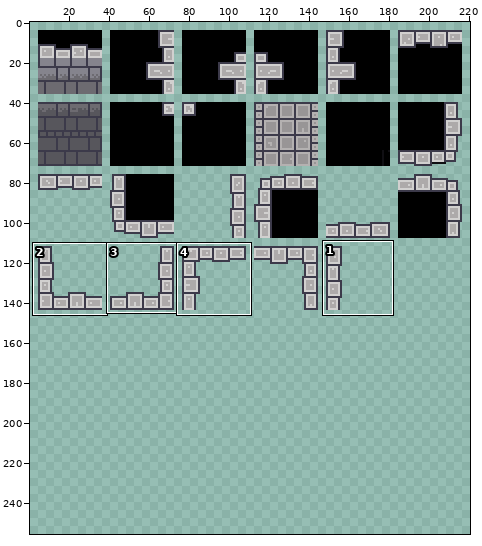
Sprite sheet, stored at The_Believer's_Quest/Assets/Graphics/Misc/1stFloor_spriteSheet.png. The picture above shows the old version from afar; the outline marks the close-up.
Close-up. As it was:
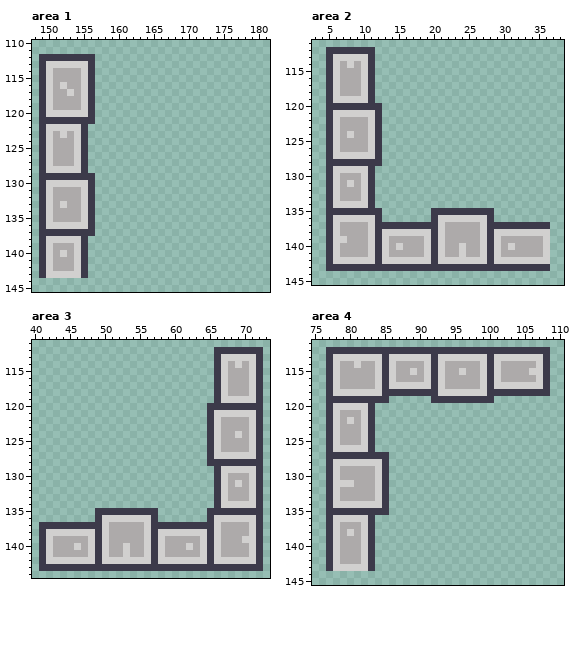
The file is 500x500 pixels. Shown: area 1: x 148..181, y 110..145; area 2: x 3..38, y 111..145; area 3: x 40..73, y 111..144; area 4: x 75..110, y 111..145. The wide view leaves out empty margins. The commit also changed other parts of the picture, which this record leaves out.
New version:
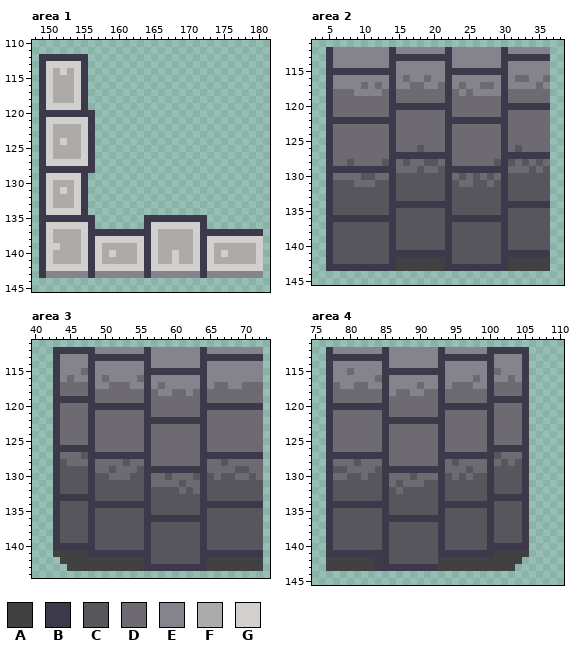
Palette (. is transparent): A #414141  B #3c3a4a  C #57565c  D #6d6b71  E #85848d  F #adaaaa  G #d1d0cf
The exact change:
Changed rows in their new state; - is an unchanged pixel.
Area 1:
first column x 150:
112 ------.------------------------
113 -----B.------------------------
114 --G-GB.------------------------
115 ----GB.------------------------
116 --F-GB.------------------------
117 ---FGB.------------------------
118 ----GB.------------------------
119 -GGGGB.------------------------
120 BBBBBB-------------------------
121 GGGGGG-------------------------
122 -FFFFGB------------------------
123 --F-FGB------------------------
124 --G-FGB------------------------
125 ----FGB------------------------
126 ----FGB------------------------
127 -GGG-GB------------------------
128 BBBBB-B------------------------
129 GGGGG-.------------------------
130 -FFF-B.------------------------
131 --G-GB.------------------------
132 ----GB.------------------------
133 --F-GB.------------------------
134 -GGGGB.------------------------
135 BBBBBB--------BBBBBBBBB--------
136 --------------BGGGGGGGB--------
137 GFFFFG-BBBBBBBBGFFFFFGBBBBBBBBB
138 -FFFFGBGGGGGGGBGFFFFFGBGGGGGGGG
139 -G--FGBGFFFFFGBGFFFFFGBGFFFFFFG
140 --F-FGBGFGFFFGBGFFGFFGBGFGFFFFG
141 ----FGBGFFFFFGBGFFGFFGBGFFFFFFG
142 -GGG-GBGGGGGGGBGGGGGGGBGGGGGGGG
143 EEEEEEBEEEEEEEBEEEEEEEBEEEEEEEE
Area 2:
first column x 6:
112 EEEEEEEEBEEEEEEEBEEEEEEEBEEEEEE
113 EEEEEEEEBBBBBBBBBEEEEEEEBBBBBBB
114 EEEEEEEEBEEEEEEEBEEEEEEEBEEEEEE
115 BBBBB-BBBEEEEEEEBBBBBBBBBEEEEEE
116 EEEEEEEEBEDEEDEEBEEEEEEEBEDDEED
117 EEEEDEDEBEEDDEEDBEDEEDDEBEEEEDE
118 DDDEEEEDBDDDDDDDBDEDEEEEBDDDDDD
119 DDDDDDDDBDDDDDDDBDDDDDDDBDDDDDD
120 DDDDDDDDBBBBBBBBBDDDDDDDBBBBBBB
121 DDDDDDDDBDDDDDDDBDDDDDDDBDDDDDD
122 BBBBBB-BBDDDDDDDBBBBBBBBBDDDDDD
123 DDDDDDDDBDDDDDDDBDDDDDDDBDDDDDD
124 DDDDDDDDBDDDDDDDBDDDDDDDBDDDDDD
125 DDDDDDDDBDDDDDDDBDDDDDDDBDDDDDD
126 DDDDDDDDBDDDCDDDBDDDDDDDBDCDDDD
127 DDDDDDDDBBBBBBBBBDDDDDDDBBBBBBB
128 DDCDDDDCBDCDDCCDBDDDDDDCBCDCDCD
129 BBBBB-BBBDDDCDDCBBBBBBBBBDDDCDC
130 DDDDCCDDBCCCCCCCBDCDCDCDBCCCCCC
131 CCCDDDCCBCCCCCCCBCDDCCDCBCCCCCC
132 CCCCCCCCBCCCCCCCBCCCCCCCBCCCCCC
133 CCCCCCCCBCCCCCCCBCCCCCCCBCCCCCC
134 CCCCCCCCBBBBBBBBBCCCCCCCBBBBBBB
135 CCCCCCCCBCCCCCCC-CCCCCCCBCCCCCC
136 BBBBBB-BBCCCCCCCBBBBBB-BBCCCCCC
137 CCCCCCCC-CCCCCCCBCCCCCCC-CCCCCC
138 CCCCCCCCBCCCCCCCBCCCCCCCBCCCCCC
139 CCCCCCCCBCCCCCCCBCCCCCCCBCCCCCC
140 CCCCCCCCBCCCCCCCBCCCCCCCBCCCCCC
141 CCCCCCCCBBBBBB-BBCCCCCCCBBBBBBB
142 CCCCCCCCBAAAAAAABCCCCCCCBAAAAAA
143 ---------AAAAAAA---------AAAAAA
Area 3:
first column x 41:
112 --BBBBBBEEEEEEEBEEEEEEEBEEEEEEEE
113 --BEEEEBBBBBBBBBEEEEEEEBB-BBBBB-
114 --BEEEEBEEEEEEEBEEEEEEEBEEEEEEEE
115 --BEEEDBEEEEEEEBBBBBBBBBEEEEEEEE
116 --BEDEEBEDEEEEDBEEEEEEEBEEEEEEEE
117 --BDDDDBEEDDDEEBEDEEEEEBEDDEEDDD
118 --BDDDDBDDDDDDDBDEEDDEDBDDDDDDDD
119 --BBBBBBDDDDDDDBDDDDDDDBDDDDDDDD
120 --BDDDDBBBBBBBBBDDDDDDDB--------
121 --BDDDDBDDDDDDDBDDDDDDDBDDDDDDDD
122 --BDDDDBDDDDDDDBBBBBBBBBDDDDDDDD
123 --BDDDDBDDDDDDDBDDDDDDDBDDDDDDDD
124 --BDDDDBDDDDDDDBDDDDDDDBDDDDDDDD
125 --BDDDDBDDDDDDDBDDDDDDDBDDDDDDDD
126 --BBBBBBDDDDDDDBDDDDDDDBDDDDDDDD
127 --BDDDCBBBBBBBBBDDDDDDDB-BBBBBB-
128 --BCDDDBDDDDCDDBDDDDDDDBDDCDDDDD
129 --BCCCCBDDCDDDCBBBBBBBBBDDDDCCDD
130 --BCCCCBCCDDDCCBDDCDDDCBCDCCDDCD
131 --BCCCCBCCCCCCCBDDDDCDDBCCCCCCCC
132 --BCCCCBCCCCCCCBCCCCDCDBCCCCCCCC
133 --BBBBBBCCCCCCCBCCCCCCCBCCCCCCCC
134 --BCCCCBBBBBBBBBCCCCCCCBB-BBBBB-
135 --BCCCCBCCCCCCC-CCCCCCCBCCCCCCCC
136 --BCCCCBCCCCCCCB-BBBBBBBCCCCCCCC
137 ..-CCCC-CCCCCCCBCCCCCCC-CCCCCCCC
138 ..BCCCCBCCCCCCCBCCCCCCCBCCCCCCCC
139 ..BCCCCBCCCCCCCBCCCCCCCBCCCCCCCC
140 ..BBBBBBCCCCCCCBCCCCCCCBCCCCCCCC
141 ..AAAAAB-BBBBBBBCCCCCCCB-BBBBBB-
142 ...AAAAAAAAAAAABCCCCCCCBAAAAAAAA
143 ....AAAAAAAAAAA---------AAAAAAAA
Area 4:
first column x 77:
112 -EEEEEEE-EEEEEEE-EEEEEE------...
113 -BBBBBBB-EEEEEEEBBBBBBB-EEEEB...
114 -EEEEEEE-EEEEEEEBEEEEEE-EEEEB...
115 -EEDEEEE-BBBBBB-BEEEEEE-DEEEB...
116 -EEEEEED-EEEEEEEBEEEEDE-EEDEB...
117 -DEEDDEE-EEEEDEEBEDDDEE-DDDDB...
118 -DDDDDDD-EDDEEDDBDDDDDD-DDDD-...
119 -DDDDDDD-DDDDDDD-DDDDDD-BBBBB---
120 -BBBBB-BBDDDDDDDBBBBBBBBDDDDB---
121 -DDDDDDDBDDDDDDDBDDDDDDBDDDDB---
122 -DDDDDDDBBBBBBBBBDDDDDDBDDDDB---
123 -DDDDDDDBDDDDDDDBDDDDDDBDDDDB---
124 -DDDDDDDBDDDDDDDBDDDDDDBDDDDB---
125 -DDDDDDDBDDDDDDDBDDDDDDBDDDDB---
126 -DDDDDDDBDDDDDDDBDDDDDDBBBBBB---
127 ---------DDDDDDDBBBBBBBBCDDDB---
128 -DDDCDDD-DDDDDDDBDCDDDDBDCDCB---
129 -CCDDDDC-BBBBBBBBDDDCDDBCCCCB---
130 -DDCCDCC-DDDCDDDBCDCDCCBCCCCB---
131 -CCCCCCC-DCDDDCCBCCCCCCBCCCCB---
132 -CCCCCCC-CDCCCCCBCCCCCCBCCCCB---
133 -CCCCCCC-CCCCCCCBCCCCCCBBBBBB---
134 -BBBBBBB-CCCCCCCBBBBBBBBCCCCB---
135 -CCCCCCC-CCCCCCCBCCCCCCBCCCCB---
136 -CCCCCCCBBBBBBBBBCCCCCCBCCCCB---
137 -CCCCCCCBCCCCCCCBCCCCCCBCCCCB---
138 -CCCCCCCBCCCCCCCBCCCCCCBCCCCB---
139 -CCCCCCCBCCCCCCCBCCCCCCBCCCCB---
140 -CCCCCCCBCCCCCCCBCCCCCCBBBBBB---
141 -BBBBB-BBCCCCCCCBBBBBBBBAAAAA---
142 AAAAAAABBCCCCCCCAAAAAAAAAAAA----
143 AAAAAAABBBBBBBBBAAAAAAAAAAA-----
Boxes around the changes in both close-ups, in picture pixels (x1, y1, x2, y2):
changed: (46, 54, 263, 278)
changed: (333, 47, 550, 271)
changed: (39, 347, 263, 571)
changed: (326, 347, 550, 571)
